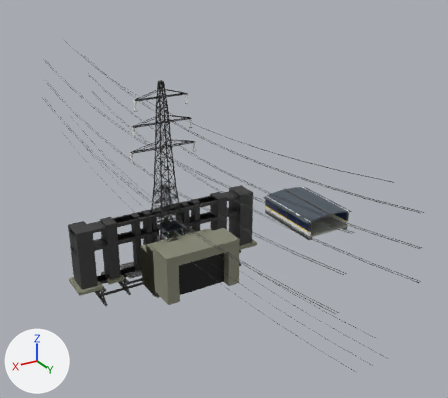
The Blender file blender/paths.blend, before and after one commit.
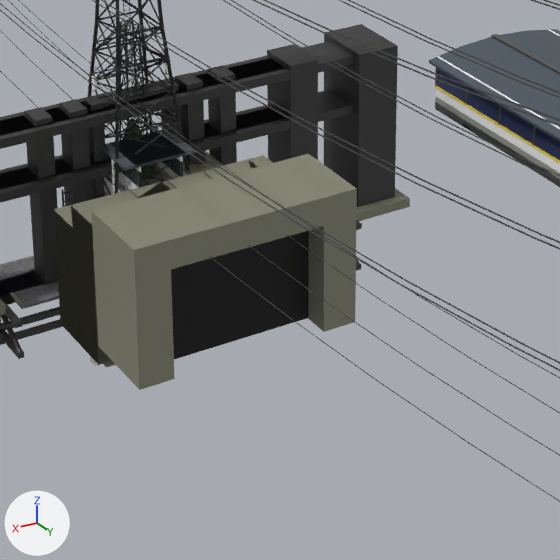
There are two pictures of each version: one whole from a 50 mm lens placed at (49.6, 105.7, 63.7), pointed at (-11.7, 3.6, 12.7), one close up on the part from 27% to 68% of the width and 45% to 91% of the height. Lighting does not change. The marker at lower left points along +X, +Y and +Z. The older version's two pictures come first.

Objects in the first close-up: 'Portal', 'Portal.004', 'body.015', 'body.016', 'p2003.bridge', 'p461_portal', 'pillar_cap_close', 'pillar_cap_close.001', 'tower', 'tower.001', 'tower.002', 'tower.003' and 15 more.
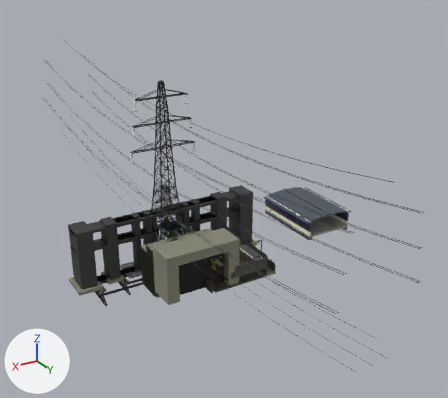
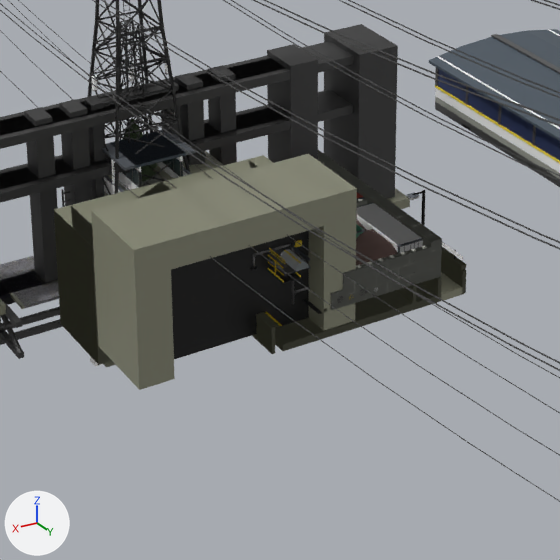
Diff of the bpy script that builds the scene:
```diff
--- a/blender/paths.blend.py
+++ b/blender/paths.blend.py
@@ ob_p465_platform_wall_close @@
+ob_p465_platform_wall_close = bpy.data.objects.new('p465_platform_wall_close', me_p465_platform_wall_close)  # 3672 vertices, 3094 faces; spans x -12.5..-4.3, y 0.0..16.0, z -0.4..3.3; in mat_path_concrete (grey #888976), mat_path_metal (dark grey #4f4f4f), mat_path_rail_asphalt (dark grey #393a3c), mat_bd_concrete (grey #999b93), mat_path_pipeline (grey #717171), mat_bd_yellow (yellow #f9dd38), mat_bd_white_wall (white #ffffff), mat_bd_red (red #dd3845)
+ob_p465_platform_wall_close.location = (0.0, 0.0, 0.0)
@@ ob_p465_platform_close @@
+ob_p465_platform_close = bpy.data.objects.new('p465_platform_close', me_p465_platform_close)  # 2876 vertices, 2396 faces; spans x -12.4..-1.0, y 0.0..16.0, z -0.4..6.0; in mat_path_concrete (grey #888976), mat_bd_yellow (yellow #f9dd38), mat_path_metal (dark grey #4f4f4f), mat_path_pipeline (grey #717171)
+ob_p465_platform_close.location = (0.0, 0.0, 0.0)
@@ ob_p465_platform_wall @@
+ob_p465_platform_wall = bpy.data.objects.new('p465_platform_wall', me_p465_platform_wall)  # 1416 vertices, 1304 faces; spans x -12.5..-4.3, y 0.0..16.0, z -0.4..3.3; in mat_path_concrete (grey #888976), mat_path_metal (dark grey #4f4f4f), mat_path_rail_asphalt (dark grey #393a3c), mat_bd_concrete (grey #999b93), mat_path_pipeline (grey #717171), mat_bd_yellow (yellow #f9dd38), mat_bd_white_wall (white #ffffff), mat_bd_red (red #dd3845)
+ob_p465_platform_wall.location = (0.0, 0.0, 0.0)
@@ ob_p465_platform @@
+ob_p465_platform = bpy.data.objects.new('p465_platform', me_p465_platform)  # 1528 vertices, 1334 faces; spans x -12.4..-1.0, y 0.0..16.0, z -0.4..6.0; in mat_path_concrete (grey #888976), mat_bd_yellow (yellow #f9dd38), mat_path_metal (dark grey #4f4f4f), mat_path_pipeline (grey #717171)
+ob_p465_platform.location = (0.0, 0.0, 0.0)
@@ ob_p464_platform_wall_close @@
+ob_p464_platform_wall_close = bpy.data.objects.new('p464_platform_wall_close', me_p464_platform_wall_close)  # 2368 vertices, 2029 faces; spans x -14.5..-5.9, y 0.0..16.0, z -0.4..4.3; in mat_path_concrete (grey #888976), mat_bd_concrete (grey #999b93), mat_bd_iron_ore (brown #523e3a)
+ob_p464_platform_wall_close.location = (0.0, 0.0, 0.0)
@@ ob_p464_platform_close @@
+ob_p464_platform_close = bpy.data.objects.new('p464_platform_close', me_p464_platform_close)  # 2050 vertices, 1850 faces; spans x -14.4..-1.1, y 0.0..16.0, z -0.4..6.0; in mat_path_concrete (grey #888976), mat_bd_yellow (yellow #f9dd38), mat_bd_dark_metal (grey #797e86), mat_path_metal (dark grey #4f4f4f), mat_bd_metal_panel (white #dfe5e7)
+ob_p464_platform_close.location = (0.0, 0.0, 0.0)
@@ ob_p464_platform_wall @@
+ob_p464_platform_wall = bpy.data.objects.new('p464_platform_wall', me_p464_platform_wall)  # 446 vertices, 408 faces; spans x -14.5..-5.9, y 0.0..16.0, z -0.4..4.3; in mat_path_concrete (grey #888976), mat_bd_concrete (grey #999b93), mat_bd_iron_ore (brown #523e3a)
+ob_p464_platform_wall.location = (0.0, 0.0, 0.0)
@@ ob_p464_platform @@
+ob_p464_platform = bpy.data.objects.new('p464_platform', me_p464_platform)  # 1135 vertices, 1054 faces; spans x -14.4..-1.1, y 0.0..16.0, z -0.4..6.0; in mat_path_concrete (grey #888976), mat_bd_yellow (yellow #f9dd38), mat_bd_dark_metal (grey #797e86), mat_path_metal (dark grey #4f4f4f), mat_bd_metal_panel (white #dfe5e7)
+ob_p464_platform.location = (0.0, 0.0, 0.0)
@@ ob_p463_platform_wall_close @@
+ob_p463_platform_wall_close = bpy.data.objects.new('p463_platform_wall_close', me_p463_platform_wall_close)  # 3151 vertices, 2528 faces; spans x -16.5..-8.0, y 0.0..16.0, z -0.4..5.8; in mat_path_concrete (grey #888976), mat_path_metal (dark grey #4f4f4f), mat_bd_white_wall (white #ffffff), mat_prop_containerred (red #c8695d), mat_bd_dark_metal (grey #797e86), mat_prop_containergreen (green #599e81), mat_prop_containerblue (blue #5586b8)
+ob_p463_platform_wall_close.location = (0.0, 0.0, 0.0)
@@ ob_p463_platform_wall @@
+ob_p463_platform_wall = bpy.data.objects.new('p463_platform_wall', me_p463_platform_wall)  # 952 vertices, 824 faces; spans x -16.5..-8.0, y 0.0..16.0, z -0.4..5.8; in mat_path_concrete (grey #888976), mat_path_metal (dark grey #4f4f4f), mat_bd_white_wall (white #ffffff), mat_prop_containerred (red #c8695d), mat_bd_dark_metal (grey #797e86), mat_prop_containergreen (green #599e81), mat_prop_containerblue (blue #5586b8)
+ob_p463_platform_wall.location = (0.0, 0.0, 0.0)
@@ ob_p463_platform @@
+ob_p463_platform = bpy.data.objects.new('p463_platform', me_p463_platform)  # 272 vertices, 264 faces; spans x -16.4..-1.5, y 0.0..16.0, z -0.4..1.5; in mat_path_concrete (grey #888976), mat_bd_yellow (yellow #f9dd38)
+ob_p463_platform.location = (0.0, 0.0, 0.0)
```

Where the change shows, as pixel boxes [x1, y1, x2, y2] in the close-ups (560 x 560 px):
'p464_platform_wall_close', added
    after: [318, 150, 442, 310]
'p464_platform_wall', added
    after: [318, 152, 442, 309]
'p464_platform_close', added
    after: [269, 247, 440, 351]
'p465_platform_close', added
    after: [250, 240, 415, 354]
'p463_platform_wall_close', added
    after: [356, 190, 466, 294]
'p463_platform', added (mostly hidden)
    after: [275, 272, 464, 351]
'p463_platform_wall', added
    after: [356, 192, 463, 260]
'p465_platform_wall_close', added (mostly hidden)
    after: [294, 272, 417, 314]
'p465_platform', added (mostly hidden)
    after: [260, 318, 283, 351]
'p464_platform', added (mostly hidden)
    after: [256, 315, 282, 350]
'p465_platform_wall', added (mostly hidden)
    after: [337, 289, 378, 302]
'p464_portal', unchanged, uncovered by the edit
    after: [54, 155, 272, 365]
'p461_portal', unchanged, covered by the edit
    before: [54, 155, 272, 365]
